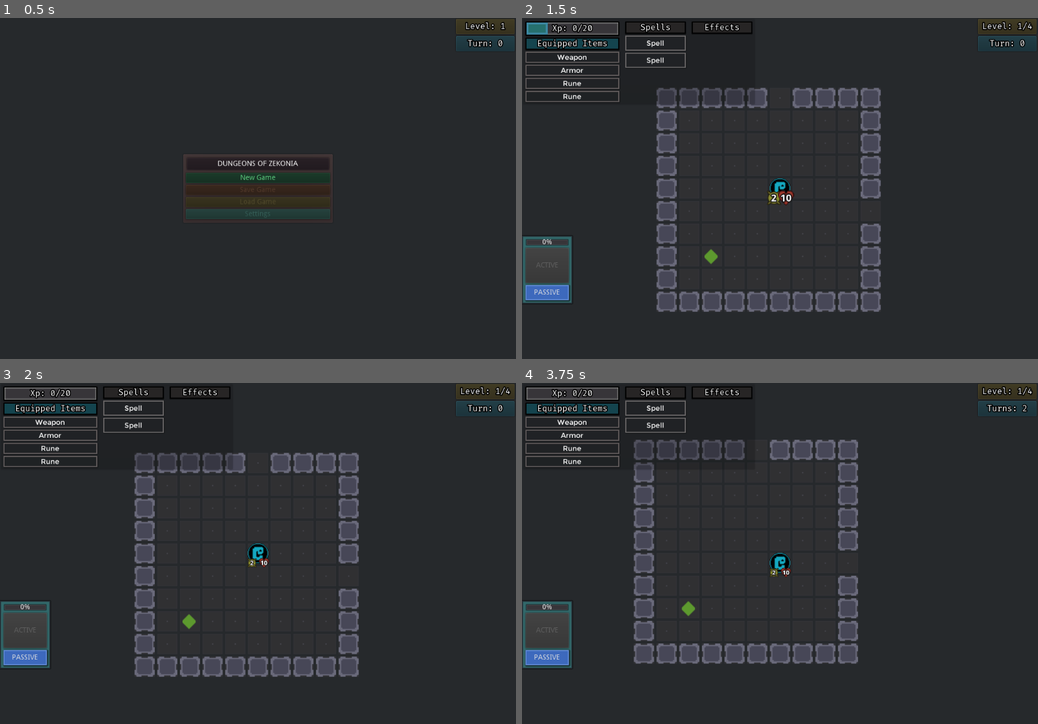
Above: before the commit, frames 1-4 (two rows, left to right).
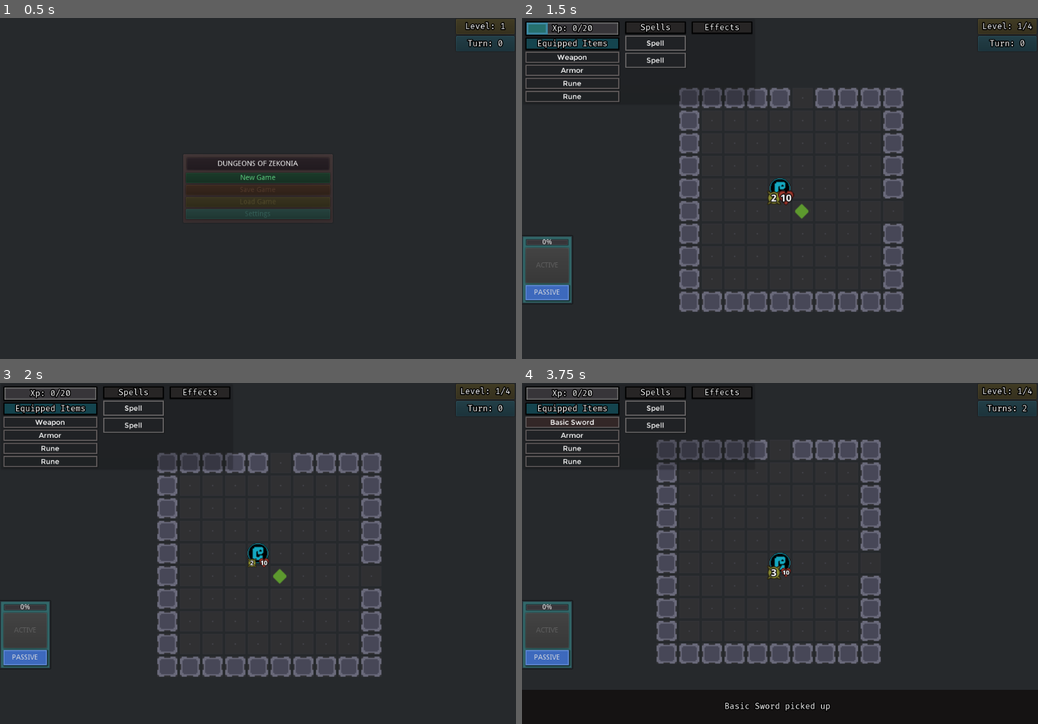
Above: after the commit, the same moments.

Repository: ZenCoderGames/ZRoguelikeGame
Game: Godot game, scene res://scene/main/MainScene.tscn
Two runs of this game, one before a commit and one after it. Both use one fixed random seed, a clock stepped at 60 frames per second and the inputs below.
Inputs (mouse positions are in pixels of both pictures, inside the frame that each line leads up to):
- Up to frame 1 (0.5 s): no input
- Up to frame 2 (1.5 s): click "New Game" at 0.5 s; click "Choose" at 1.25 s
- Up to frame 3 (2 s): no input
- Up to frame 4 (3.75 s): click "PASSIVE" at 2 s; tap Enter at 2.75 s; move the mouse to (780, 553) at 2.77 s; hold Right (move_right) 2.78-3.53 s; tap S (cam_move_down) at 2.85 s; tap Space at 3.5 s; move the mouse to (676, 570) at 3.52 s; hold Down (move_down) from 3.53 s (still down); tap A (cam_move_left) at 3.6 s

Frame 1 is identical in both runs. In frame 2, 7.8% of the frame differs, in the area x 26-74%, y 20-87%; in frame 3, 7.8%; in frame 4, 18%, in the area x 0-100%, y 10-100%.

Commit message:
tuning, fix for exits/items showing up in bad locations in a room

Diff:
--- a/resource/characters.json
+++ b/resource/characters.json
@@ -42,7 +42,7 @@
 				"stats": [
 					{
 						"type": "HEALTH",
-						"value": 10
+						"value": 12
 					},
 					{
 						"type": "DAMAGE",
@@ -51,13 +51,26 @@
 				],
 				"active": {
 					"id": "BERSERKER_SPECIAL",
-					"description": "Charge: 3 successful hits charges up the ability. \n\nActivate: Charges up your next attack to do splash damage to all nearby targets",
+					"description": "Charge: 3 successful hits charges up the ability. \n\nActivate: Do a spin attack around you damaging all targets with your weapon",
 					"conditions": ["ON_POST_HIT"],
-					"count": 3,
+					"count": 4,
 					"executeCondition": "NONE",
 					"timeline": [
 						{
-							"type": "ADD_STATUS_EFFECT",
+							"type": "FIND_TARGETS",
+							"params": {
+								"range": 1,
+								"maxTargets": 4
+							}
+						},
+						{
+							"type": "DO_DAMAGE_TO_TARGETS",
+							"params": {
+								"useCharacterDamage": true
+							}
+						},
+						{
+							"type": "#ADD_STATUS_EFFECT",
 							"params": {
 								"statusEffectId": "STATUS_EFFECT_BARBARIAN_SPECIAL",
 								"applyToSource": true
--- a/resource/dungeons.json
+++ b/resource/dungeons.json
@@ -1,8 +1,8 @@
 {
 	"dungeons": [
 		{
-			"numRooms": 3,
-			"roomMinRows": 10,
+			"numRooms": 6,
+			"roomMinRows": 8,
 			"roomMaxRows": 12,
 			"roomMinCols": 8,
 			"roomMaxCols": 12,
--- a/resource/items.json
+++ b/resource/items.json
@@ -3,7 +3,7 @@
 		{
 			"id": "ITEM_SWORD_00",
 			"name": "Basic Sword",
-			"description": "(+1 Strength)",
+			"description": "(+1 Damage)",
 			"fullDescription": "A simple rundown sword that is usually weilded by the untrained.\nIncreases the player's Strength by 1",
 			"path": "entity/items/gear/Gear_Tier1.tscn",
 			"type": "WEAPON",
@@ -19,8 +19,8 @@
 		{
 			"id": "ITEM_HEAVY_SWORD",
 			"name": "Heavy Sword",
-			"description": "A heavier more powerful sword\n(+3 damage)",
-			"fullDescription": "A larger heftier sword that packs a powerful punch.\nIncreases player's damage by +3",
+			"description": "A heavier more powerful sword\n(+2 damage)",
+			"fullDescription": "A larger heftier sword that packs a powerful punch.\nIncreases player's damage by +2",
 			"path": "entity/items/gear/Gear_Tier2.tscn",
 			"type": "WEAPON",
 			"tier": 1,
--- a/scripts/battle/instance/rooms/DungeonRoom.gd
+++ b/scripts/battle/instance/rooms/DungeonRoom.gd
@@ -186,7 +186,7 @@
 		if cell == playerCell:
 			continue
 
-		if cell.is_empty():
+		if cell.is_empty() and cell.is_within_room_buffered(2):
 			freeCells.append(cell)
 
 	# choose random free cell
@@ -450,7 +450,7 @@
 	# find free cells
 	var freeCells:Array = []
 	for cell in cells:
-		if cell.is_empty():
+		if cell.is_empty() and cell.is_within_room_buffered(2):
 			freeCells.append(cell)
 
 	# choose random free cell
